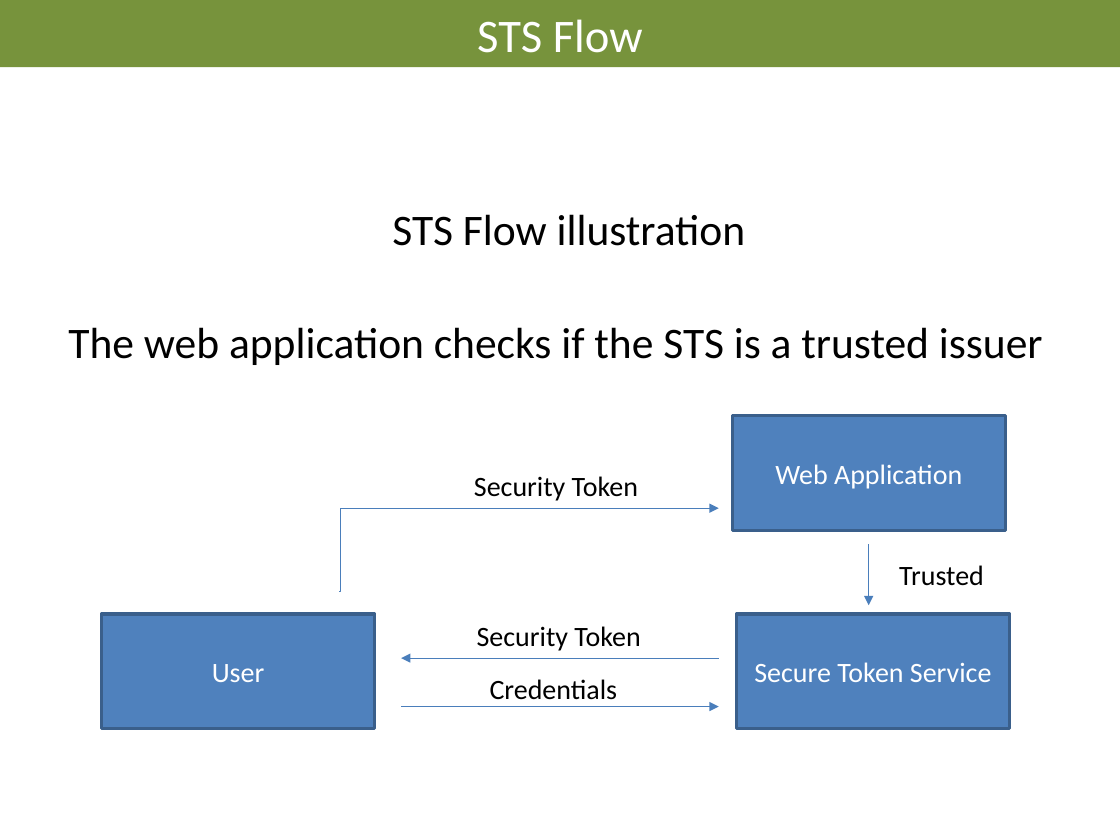
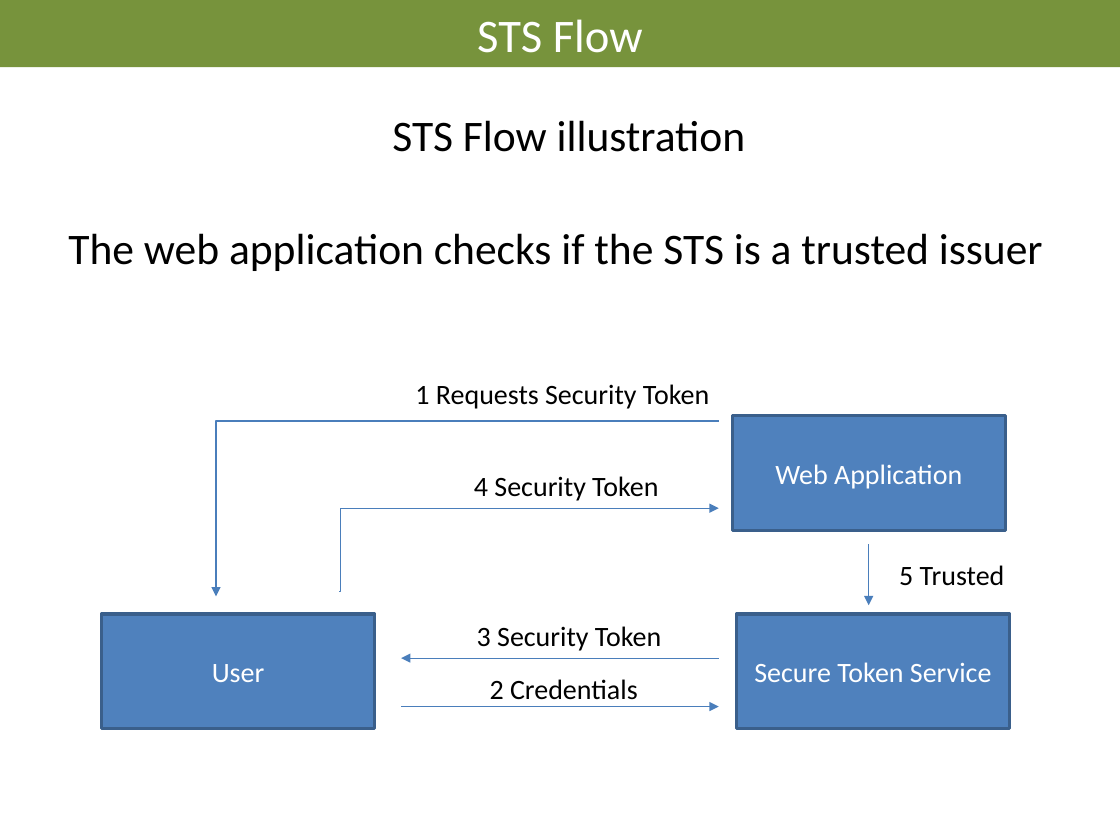
Before and after one commit to AndreasElffors/IdentityTemplate, a slide deck: slide 21 of Documents/Identity-Theory.pptx (slide 12 before the commit). Drawn at 1120x840 pixels with LibreOffice and Linux fonts; fonts in the diff are those of the drawing; background and template pictures are left out. Boxes give left, top, right and bottom in pixels: in the first picture for what was removed or moved away, otherwise in the second. Text is boxed around its words. In the diff, an @@ line names an element or a change of style, - is before the commit and + after.

```diff
--- a/Documents/Identity-Theory.pptx
+++ b/Documents/Identity-Theory.pptx
@@ text "STS Flow illustration": place and size @@
-text "STS Flow illustration" at bbox=[68, 214, 1043, 365]
+text "STS Flow illustration" at bbox=[68, 120, 1043, 271]
@@ text added at bbox=[415, 384, 709, 409], 18 pt, text #000000 @@
+1 Requests Security Token
@@ elbow arrow added from (719, 421) to (216, 596), #4B7EBC 0.75 pt @@
@@ text at bbox=[474, 476, 658, 501]: text changed @@
-Security Token
+4 Security Token
@@ text at bbox=[899, 565, 1005, 586]: text changed @@
-Trusted
+5 Trusted
@@ text at bbox=[477, 626, 661, 651]: text changed @@
-Security Token
+3 Security Token
@@ text at bbox=[490, 679, 638, 700]: text changed @@
-Credentials
+2 Credentials
```
Also in this commit, not shown: 12 other slides changed, 11 slides added, 1 slide removed, 1 other file.
